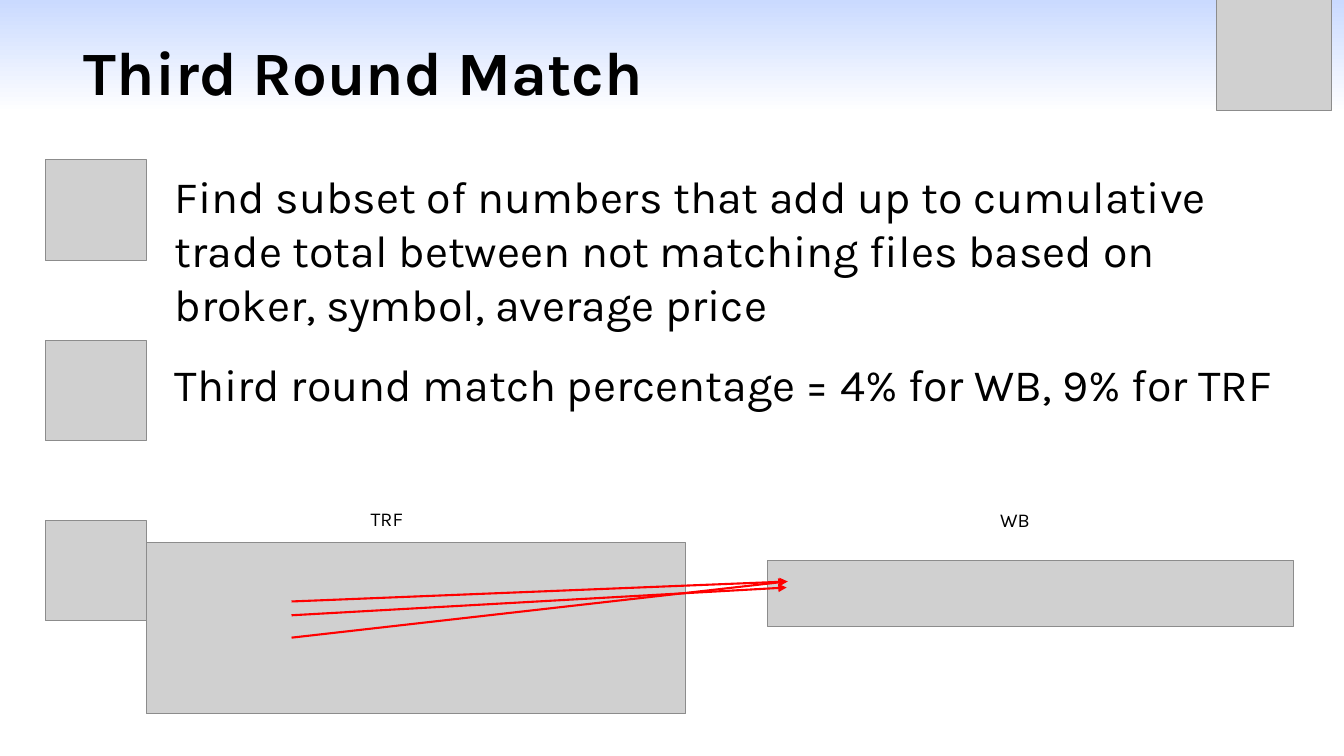
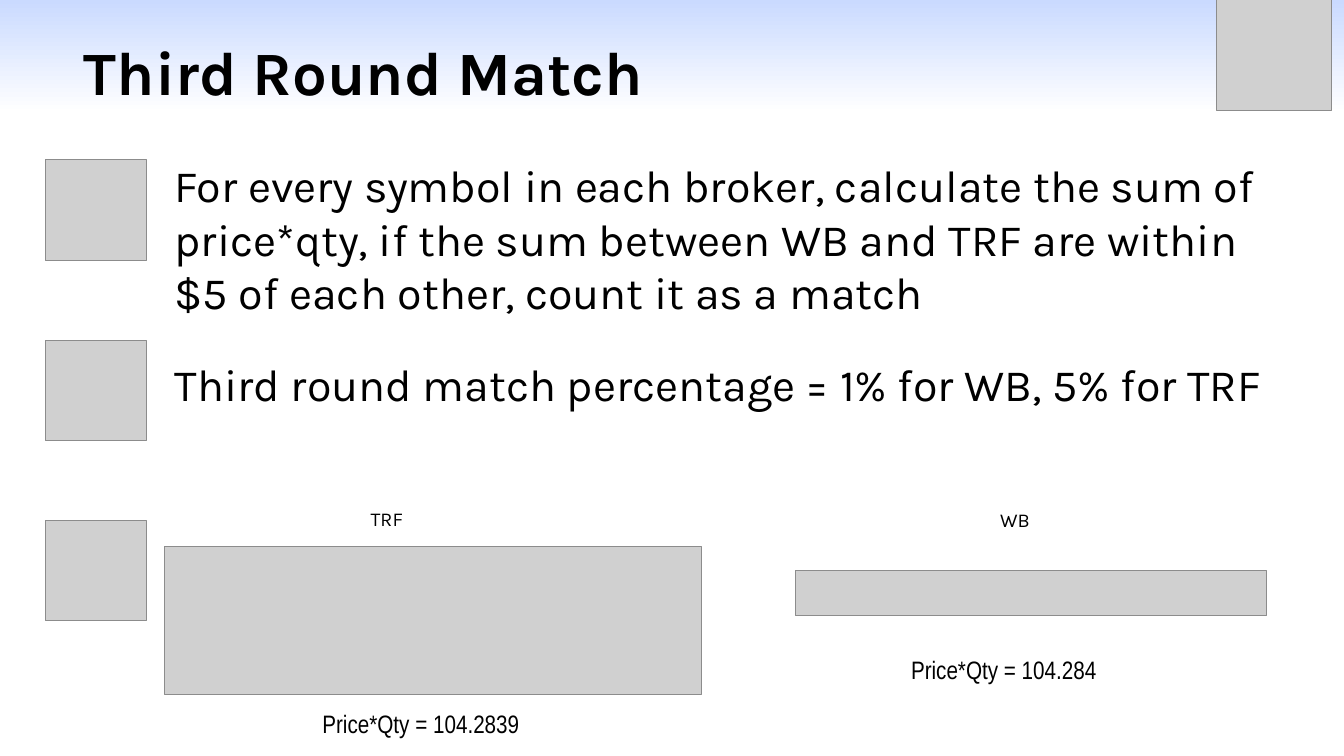
Before and after one commit to yangml103/webull_order_match, a slide deck: slide 8 of Presentation_Matching.pptx. Drawn at 1344x756 pixels with LibreOffice and Linux fonts; fonts in the diff are those of the drawing; grey boxes stand for pictures. Boxes give left, top, right and bottom in pixels: in the first picture for what was removed or moved away, otherwise in the second. Text is boxed around its words. In the diff, an @@ line names an element or a change of style, - is before the commit and + after.

Commit message:
Updated presentation to reflect new round 3

```diff
--- a/Presentation_Matching.pptx
+++ b/Presentation_Matching.pptx
@@ text at (x1=175, y1=171, x2=1254, y2=314): text changed @@
-Find subset of numbers that add up to cumulative trade total between not matching files based on broker, symbol, average price
+For every symbol in each broker, calculate the sum of price*qty, if the sum between WB and TRF are within $5 of each other, count it as a match
@@ text at (x1=175, y1=370, x2=1260, y2=412): text changed @@
-Third round match percentage = 4% for WB, 9% for TRF
+Third round match percentage = 1% for WB, 5% for TRF
@@ picture resized from (x1=146, y1=542, x2=686, y2=714) to (x1=164, y1=547, x2=701, y2=696) @@
@@ arrow removed from (291, 602) to (788, 582) @@
@@ arrow removed from (291, 615) to (786, 588) @@
@@ arrow removed from (291, 638) to (786, 582) @@
@@ picture resized from (x1=768, y1=561, x2=1295, y2=626) to (x1=796, y1=571, x2=1267, y2=616) @@
@@ text added at (x1=911, y1=660, x2=1097, y2=685), 18 pt, text #000000 @@
+Price*Qty = 104.284
@@ text added at (x1=322, y1=714, x2=519, y2=739), 18 pt, text #000000 @@
+Price*Qty = 104.2839
```
